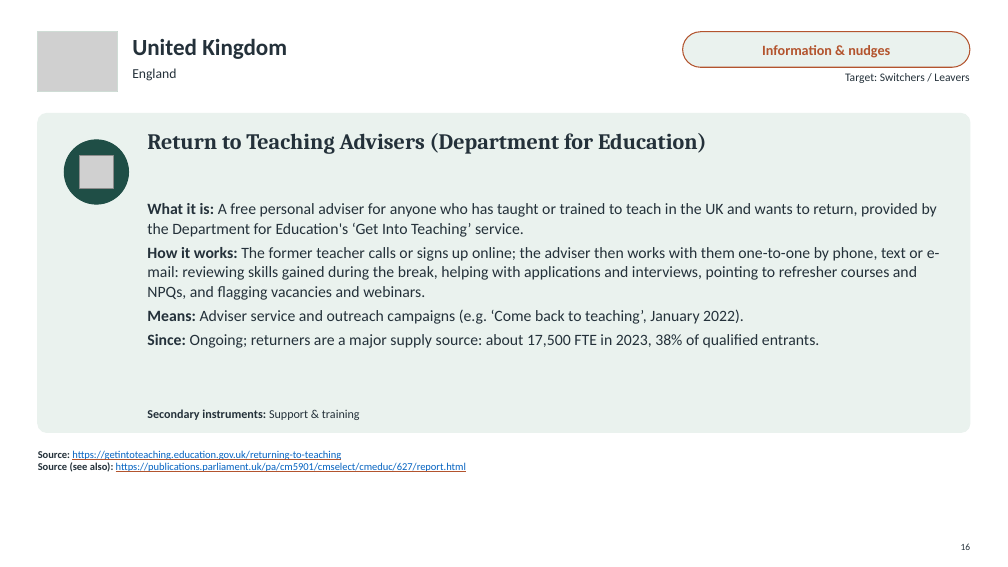
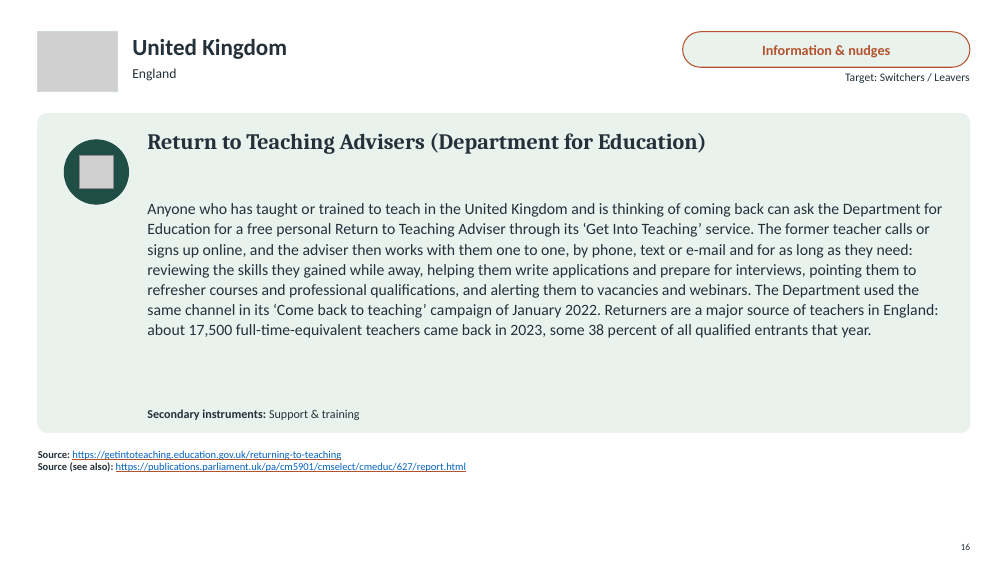
Before and after one commit to jedr1-ship-it/Alternative-Pathways----Quant, a slide deck: slide 16 of policies/Re-attracting_Former_Teachers.pptx. Drawn at 1008x567 pixels with LibreOffice and Linux fonts; fonts in the diff are those of the drawing; grey boxes stand for pictures. Boxes give left, top, right and bottom in pixels: in the first picture for what was removed or moved away, otherwise in the second. Text is boxed around its words. In the diff, an @@ line names an element or a change of style, - is before the commit and + after.

```diff
--- a/policies/Re-attracting_Former_Teachers.pptx
+++ b/policies/Re-attracting_Former_Teachers.pptx
@@ text at bbox=[147, 203, 942, 338]: text changed @@
-What it is: A free personal adviser for anyone who has taught or trained to teach in the UK and wants to return, provided by the Department for Education's ‘Get Into Teaching’ service.
-How it works: The former teacher calls or signs up online; the adviser then works with them one-to-one by phone, text or e-mail: reviewing skills gained during the break, helping with applications and interviews, pointing to refresher courses and NPQs, and flagging vacancies and webinars.
-Means: Adviser service and outreach campaigns (e.g. ‘Come back to teaching’, January 2022).
-Since: Ongoing; returners are a major supply source: about 17,500 FTE in 2023, 38% of qualified entrants.
+Anyone who has taught or trained to teach in the United Kingdom and is thinking of coming back can ask the Department for Education for a free personal Return to Teaching Adviser through its ‘Get Into Teaching’ service. The former teacher calls or signs up online, and the adviser then works with them one to one, by phone, text or e-mail and for as long as they need: reviewing the skills they gained while away, helping them write applications and prepare for interviews, pointing them to refresher courses and professional qualifications, and alerting them to vacancies and webinars. The Department used the same channel in its ‘Come back to teaching’ campaign of January 2022. Returners are a major source of teachers in England: about 17,500 full-time-equivalent teachers came back in 2023, some 38 percent of all qualified entrants that year.
```
Also in this commit, not shown: 17 other slides changed, 4 other files.
